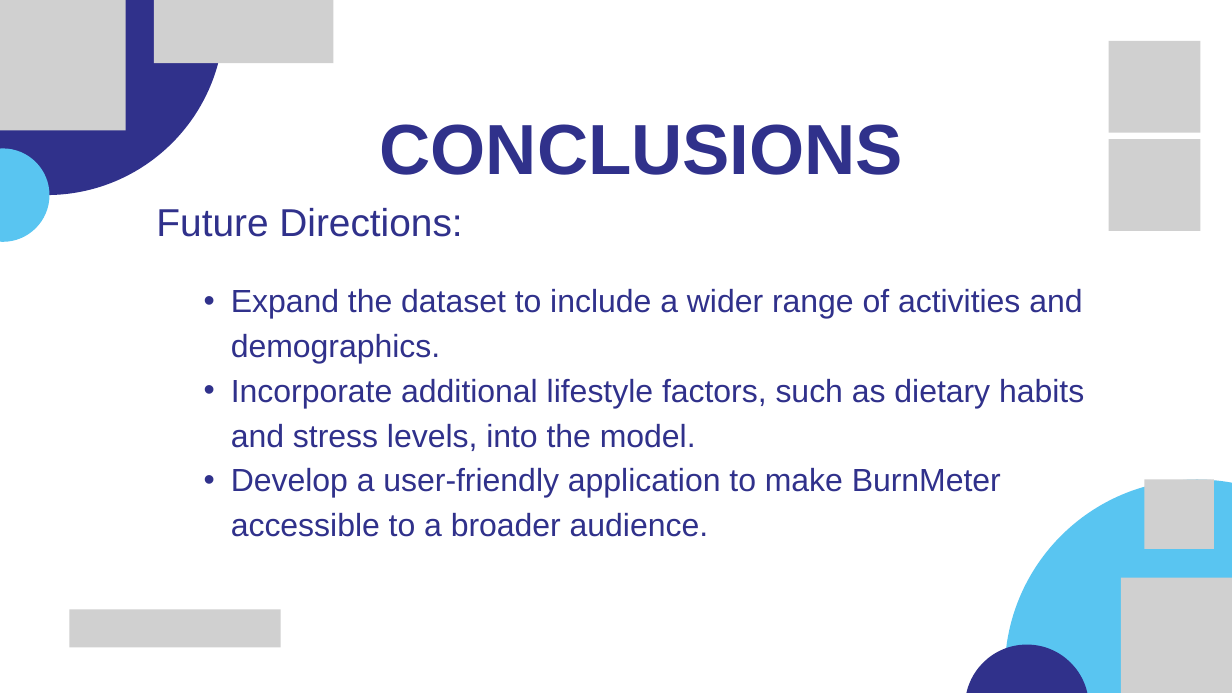
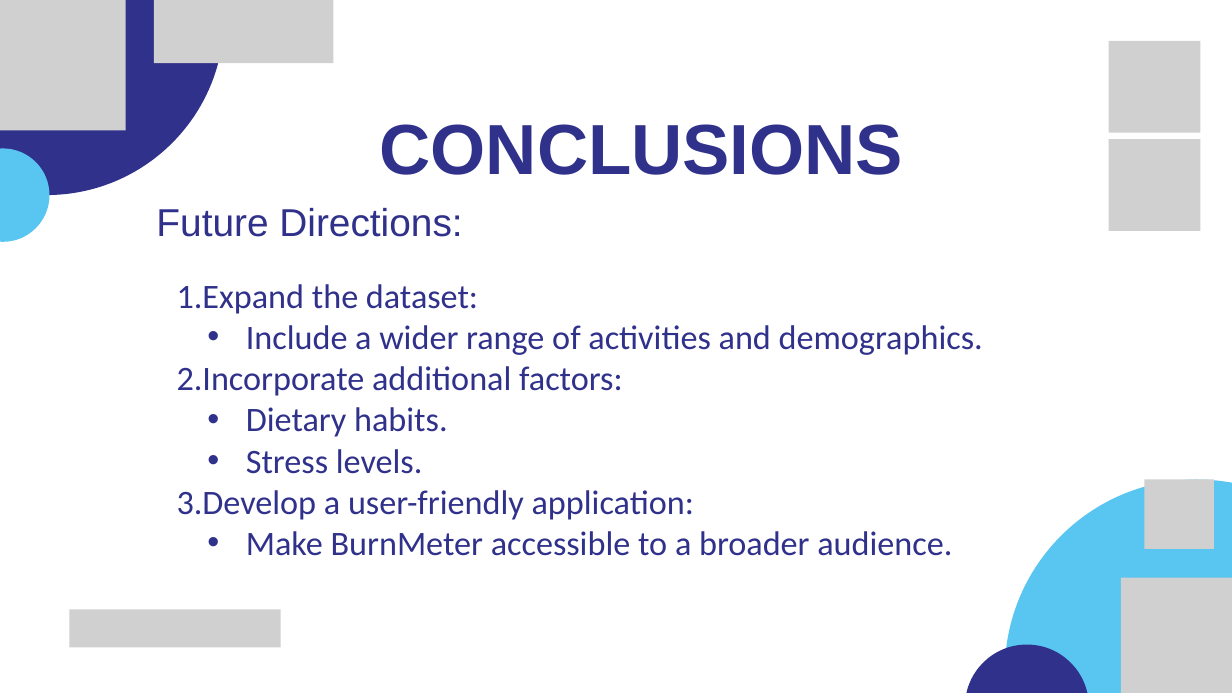
Before and after one commit to Mohamedelmahdy01/BurnMeter, a slide deck: slide 15 of BurnMeter.pptx (slide 16 before the commit). Drawn at 1232x693 pixels with LibreOffice and Linux fonts; fonts in the diff are those of the drawing; grey boxes stand for pictures. Boxes give left, top, right and bottom in pixels: in the first picture for what was removed or moved away, otherwise in the second. Text is boxed around its words. In the diff, an @@ line names an element or a change of style, - is before the commit and + after.

Commit message:
Correct spelling errors

```diff
--- a/BurnMeter.pptx
+++ b/BurnMeter.pptx
@@ text at [177, 284, 983, 556]: text changed; size 37.3 to 40 pt; font Arial to Calibri @@
-  • Expand the dataset to include a wider range of activities and demographics.
-  • Incorporate additional lifestyle factors, such as dietary habits and stress levels, into the model.
-  • Develop a user-friendly application to make BurnMeter accessible to a broader audience.
+1. Expand the dataset:
+  • Include a wider range of activities and demographics.
+2. Incorporate additional factors:
+  • Dietary habits.
+  • Stress levels.
+3. Develop a user-friendly application:
+  • Make BurnMeter accessible to a broader audience.
```
Also in this commit, not shown: 13 other slides changed, 1 slide removed.
